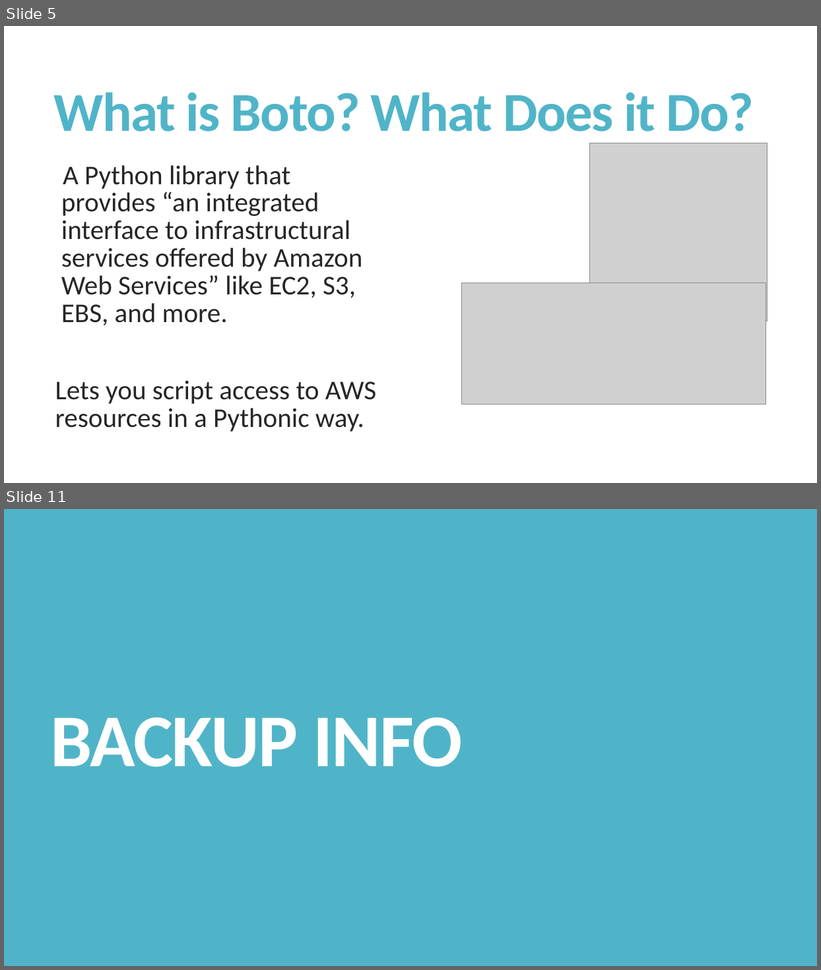
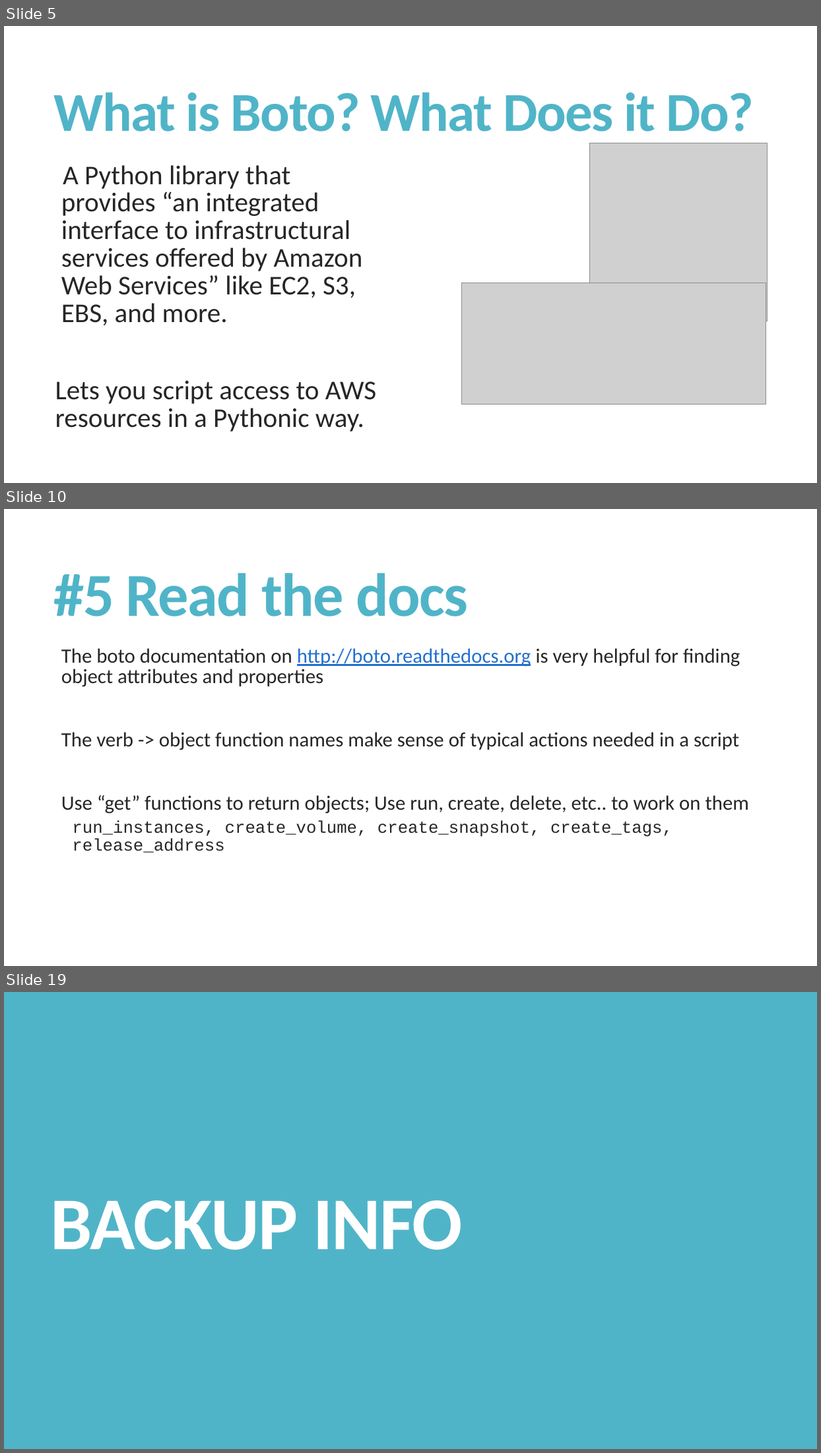
Before and after one commit to managedkaos/aws-scripts, a slide deck: Tips for Automating AWS with Python and Boto.pptx. Shown one above the other, each under a label of ours: slides 5 and 11 before the commit, slides 5, 10 and 19 after it; the slides between them are not shown. The pictures are 821x970 and 821x1453 pixels, drawn with LibreOffice and Linux fonts; fonts in the diff are those of the drawing; grey boxes stand for pictures. Boxes give left, top, right and bottom in pixels: in the first picture for what was removed or moved away, otherwise in the second. Text is boxed around its words. In the diff, an @@ line names an element or a change of style, - is before the commit and + after.

Commit message:
Added case study
Added the case study for creating a volume management script using boto.

```diff
--- a/Tips for Automating AWS with Python and Boto.pptx
+++ b/Tips for Automating AWS with Python and Boto.pptx
@@ slide 10 added at box(4, 509, 817, 966), background #FFFFFF @@
@@ title added at box(54, 573, 468, 617), 72 pt, text #50B4C8, bold @@
+#5 Read the docs
@@ text added at box(61, 648, 749, 853), 24 pt, text #262626 @@
+  The boto documentation on http://boto.readthedocs.org is very helpful for finding object attributes and properties
+  The verb -> object function names make sense of typical actions needed in a script
+  Use “get” functions to return objects; Use run, create, delete, etc.. to work on them
+  run_instances, create_volume, create_snapshot, create_tags, release_address
@@ what was slide 11 is now slide 19 @@
```
Also in this commit, not shown: 2 slides changed, 14 other slides added, 6 slides removed.
